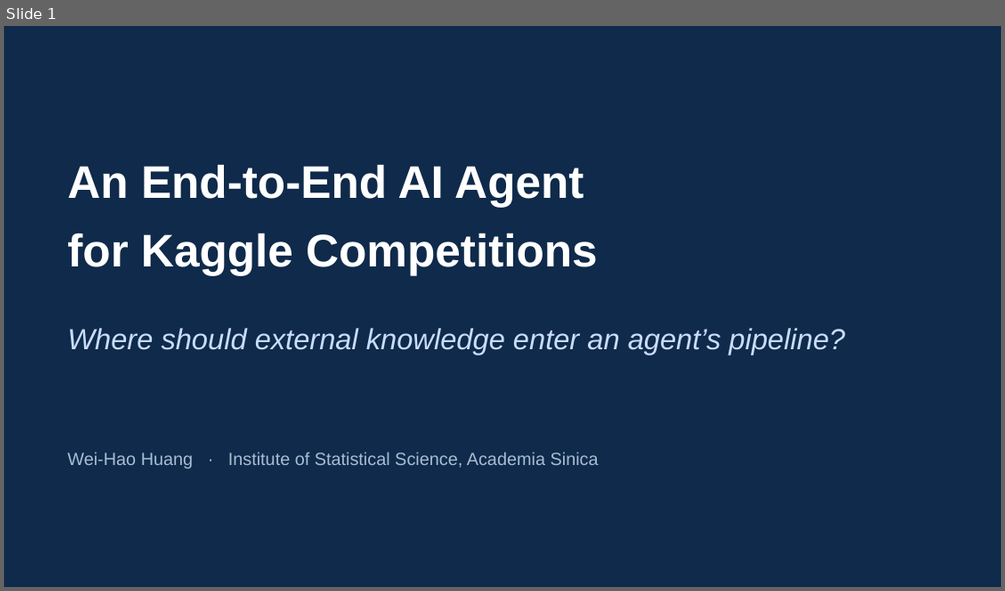
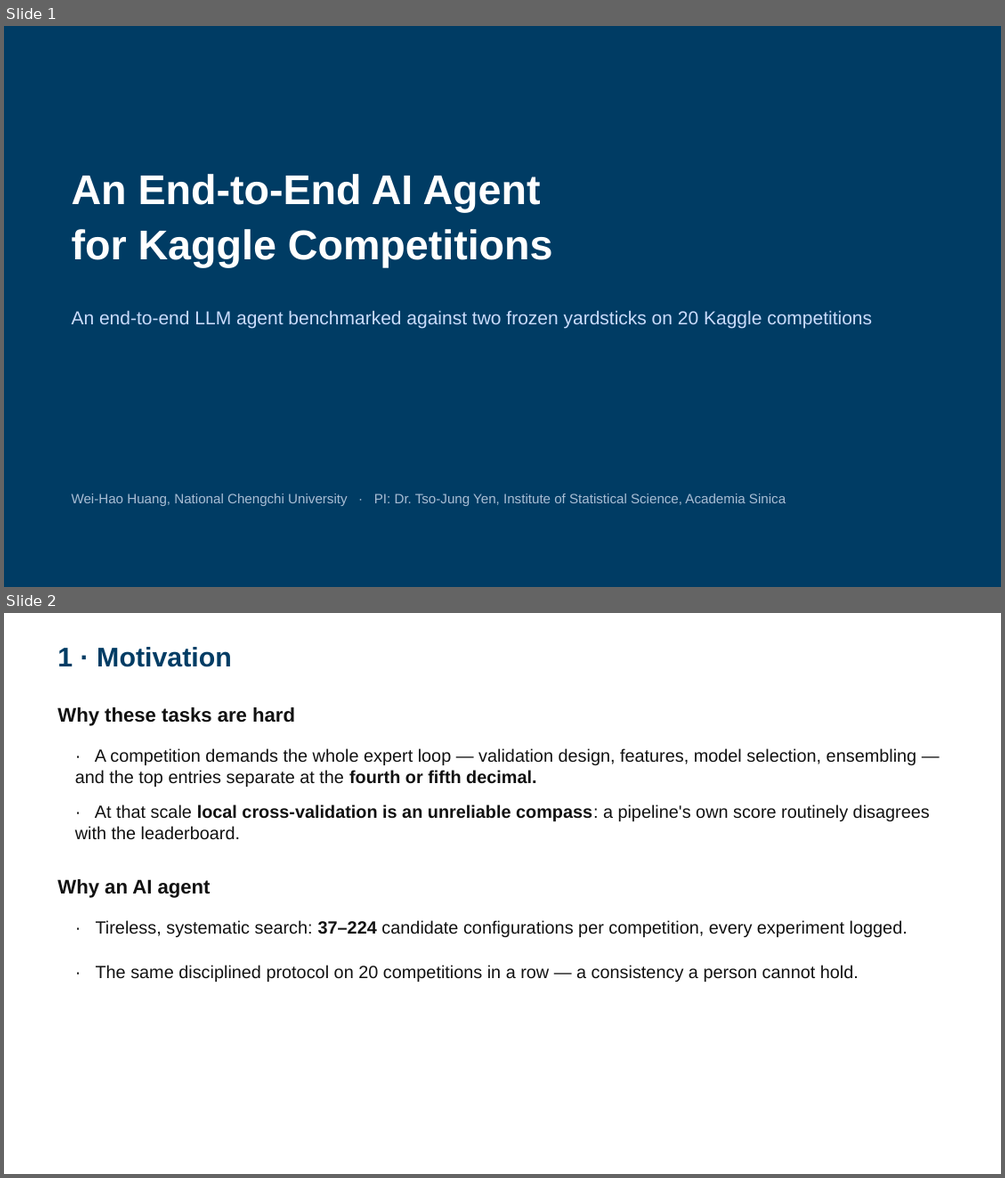
Before and after one commit to 930731haohao-afk/kaggle-agent, a slide deck: docs/presentation/slides_4min.pptx. Shown one above the other, each under a label of ours: slide 1 before the commit, slides 1 and 2 after it. The pictures are 1005x591 and 1005x1178 pixels, drawn with LibreOffice and Linux fonts; fonts in the diff are those of the drawing. Boxes give left, top, right and bottom in pixels: in the first picture for what was removed or moved away, otherwise in the second. Text is boxed around its words. In the diff, an @@ line names an element or a change of style, - is before the commit and + after.

```diff
--- a/docs/presentation/slides_4min.pptx
+++ b/docs/presentation/slides_4min.pptx
@@ slide 2 added at bbox=[4, 613, 1001, 1174], background #FFFFFF @@
@@ text added at bbox=[57, 647, 232, 667], 26 pt, text #003C64, bold @@
+1 · Motivation
@@ text added at bbox=[57, 707, 295, 726], 19 pt, text #111111, bold @@
+Why these tasks are hard
@@ text added at bbox=[75, 748, 917, 787], 17 pt, text #111111 @@
+· A competition demands the whole expert loop — validation design, features, model selection, ensembling — and the top entries separate at the fourth or fifth decimal.
@@ text added at bbox=[75, 804, 930, 840], 17 pt, text #111111 @@
+· At that scale local cross-validation is an unreliable compass: a pipeline's own score routinely disagrees with the leaderboard.
@@ text added at bbox=[57, 879, 210, 898], 19 pt, text #111111, bold @@
+Why an AI agent
@@ text added at bbox=[96, 920, 907, 937], 17 pt, text #111111 @@
+· Tireless, systematic search: 37–224 candidate configurations per competition, every experiment logged.
@@ text added at bbox=[96, 965, 858, 981], 17 pt, text #111111 @@
+· The same disciplined protocol on 20 competitions in a row — a consistency a person cannot hold.
@@ slide 1 changed as well @@
@@ background #0F2A4A to #003C64 @@
@@ text "An End-to-End AI Agent": place and size @@
-text "An End-to-End AI Agent" at bbox=[67, 164, 598, 275]
+text "An End-to-End AI Agent" at bbox=[72, 174, 553, 267]
@@ text "An End-to-End AI Agent" at bbox=[72, 174, 553, 267]: size 44 to 40 pt; line spacing 1.25 to 1.1 @@
@@ text at bbox=[72, 310, 872, 329]: text changed; size 28 to 18 pt; italic off @@
-Where should external knowledge enter an agent’s pipeline?
+An end-to-end LLM agent benchmarked against two frozen yardsticks on 20 Kaggle competitions
@@ text at bbox=[72, 493, 785, 506]: text changed; size 17 to 13 pt @@
-Wei-Hao Huang · Institute of Statistical Science, Academia Sinica
+Wei-Hao Huang, National Chengchi University · PI: Dr. Tso-Jung Yen, Institute of Statistical Science, Academia Sinica
```
Also in this commit, not shown: 4 other slides added, 5 slides removed, 10 other files.
